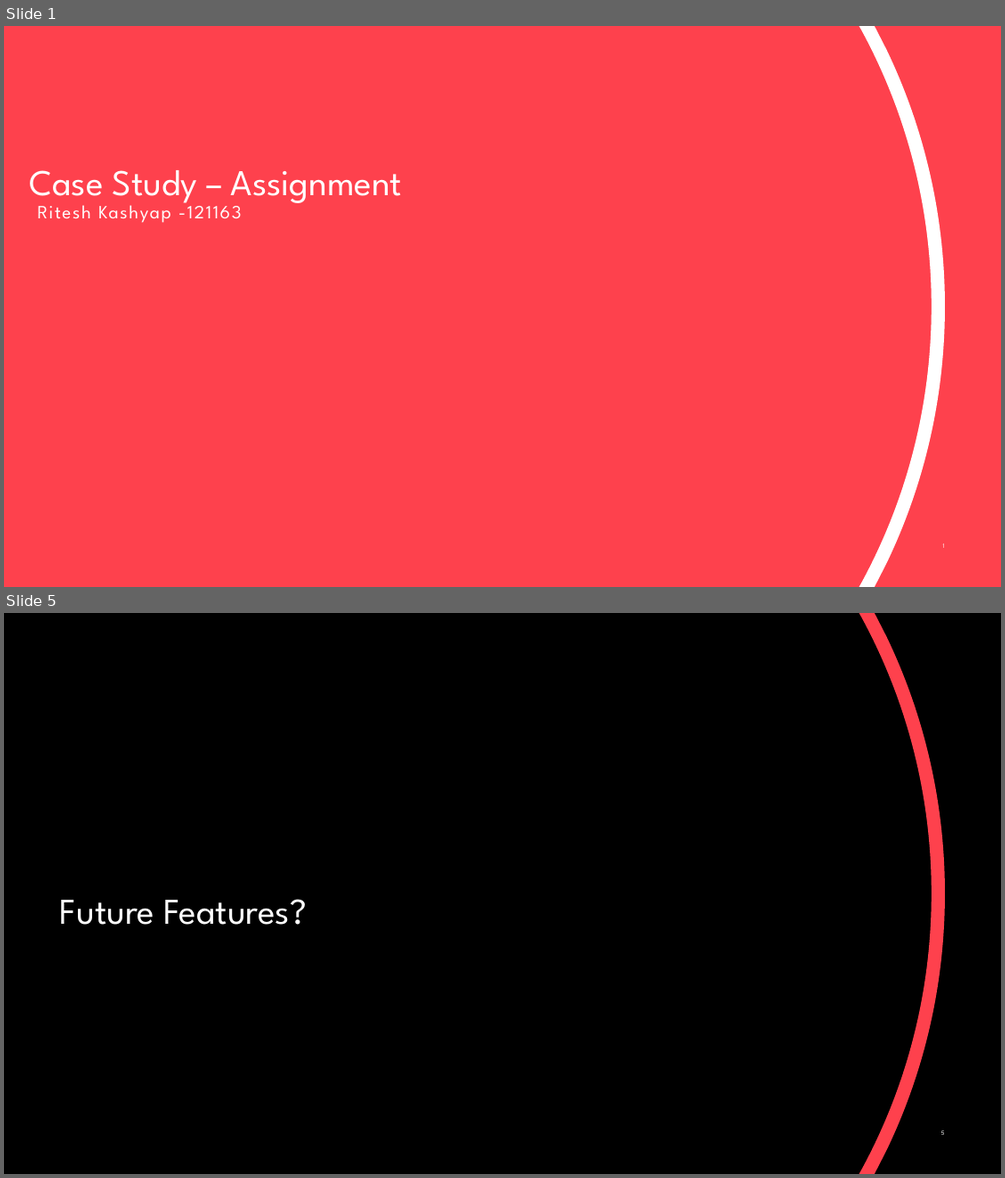
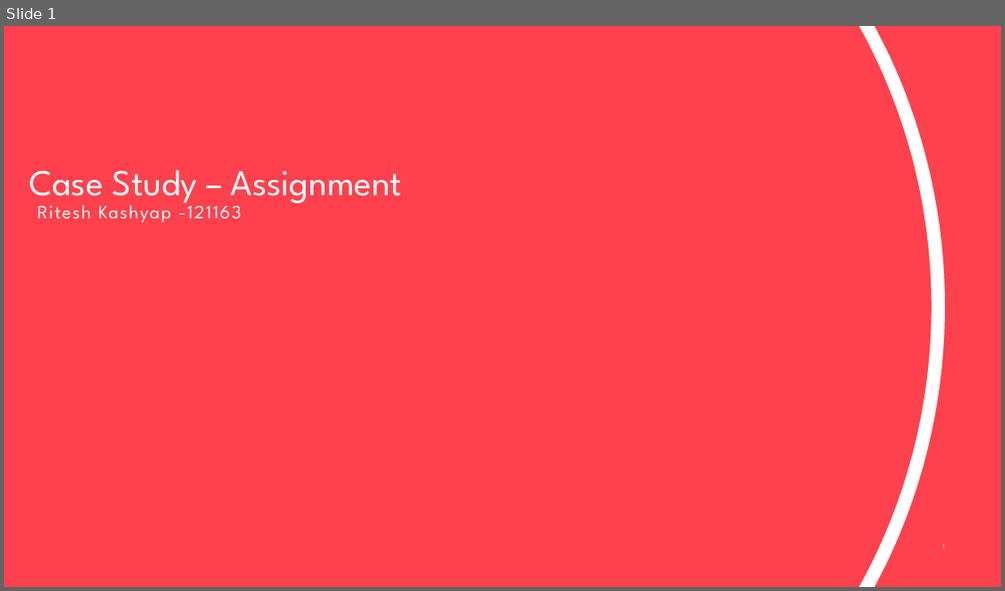
Before and after one commit to ritesh14887/assignment-ritesh, a slide deck: Assignment-Details-RiteshKashyap.pptx. Shown one above the other, each under a label of ours: slides 1 and 5 before the commit, slide 1 after it; the slides between them are not shown. The pictures are 1005x1178 and 1005x591 pixels, drawn with LibreOffice and Linux fonts; fonts in the diff are those of the drawing. Boxes give left, top, right and bottom in pixels: in the first picture for what was removed or moved away, otherwise in the second. Text is boxed around its words. In the diff, an @@ line names an element or a change of style, - is before the commit and + after.

```diff
--- a/Assignment-Details-RiteshKashyap.pptx
+++ b/Assignment-Details-RiteshKashyap.pptx
@@ slide 5 removed at [4,613,1001,1174], background #000000 @@
@@ freeform shape removed at [859,613,946,1174] @@
@@ subtitle removed at [60,899,307,925] @@
-Future Features?
@@ page number removed at [941,1130,945,1135] @@
-5
```
Also in this commit, not shown: 1 slide changed, 2 slides added, 3 other slides removed, 1 other file.
